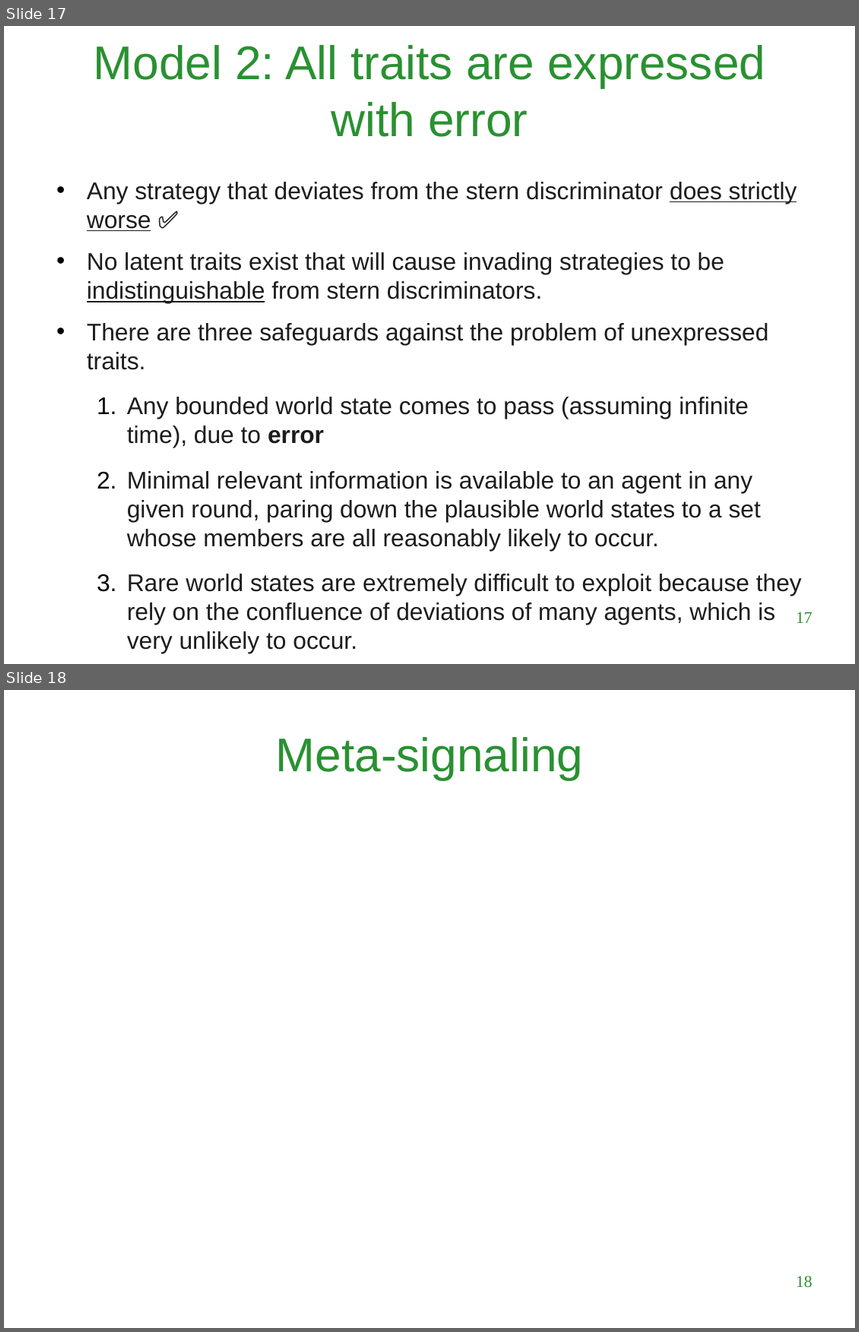
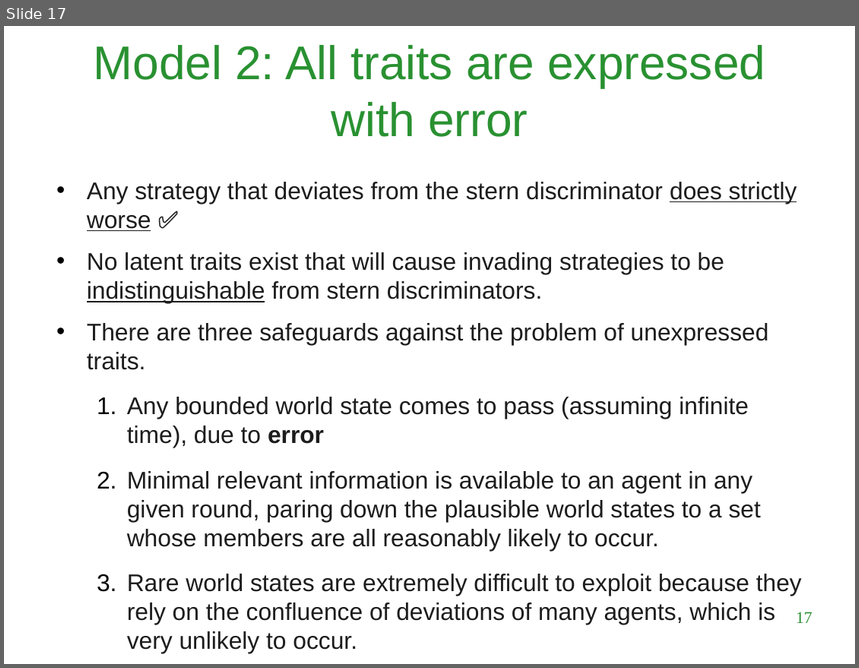
Before and after one commit to LuigiBrosNin/Luizo-s-notes, a slide deck: content/Master first year/Complex systems and network science/Tit_for_tatting_presentation.odp. Shown one above the other, each under a label of ours: slides 17 and 18 before the commit, slide 17 after it. The pictures are 859x1332 and 859x668 pixels, drawn with LibreOffice and Linux fonts; fonts in the diff are those of the drawing; background and template pictures are left out. Boxes give left, top, right and bottom in pixels: in the first picture for what was removed or moved away, otherwise in the second. Text is boxed around its words. In the diff, an @@ line names an element or a change of style, - is before the commit and + after.

```diff
--- a/content/Master first year/Complex systems and network science/Tit_for_tatting_presentation.odp
+++ b/content/Master first year/Complex systems and network science/Tit_for_tatting_presentation.odp
@@ slide 18 removed at [4, 690, 855, 1328], background #FFFFFF @@
@@ title removed at [276, 737, 583, 780] @@
-Meta-signaling
@@ page number removed at [796, 1276, 813, 1288] @@
-18
```
Also in this commit, not shown: 2 slides added, 2 other files.
